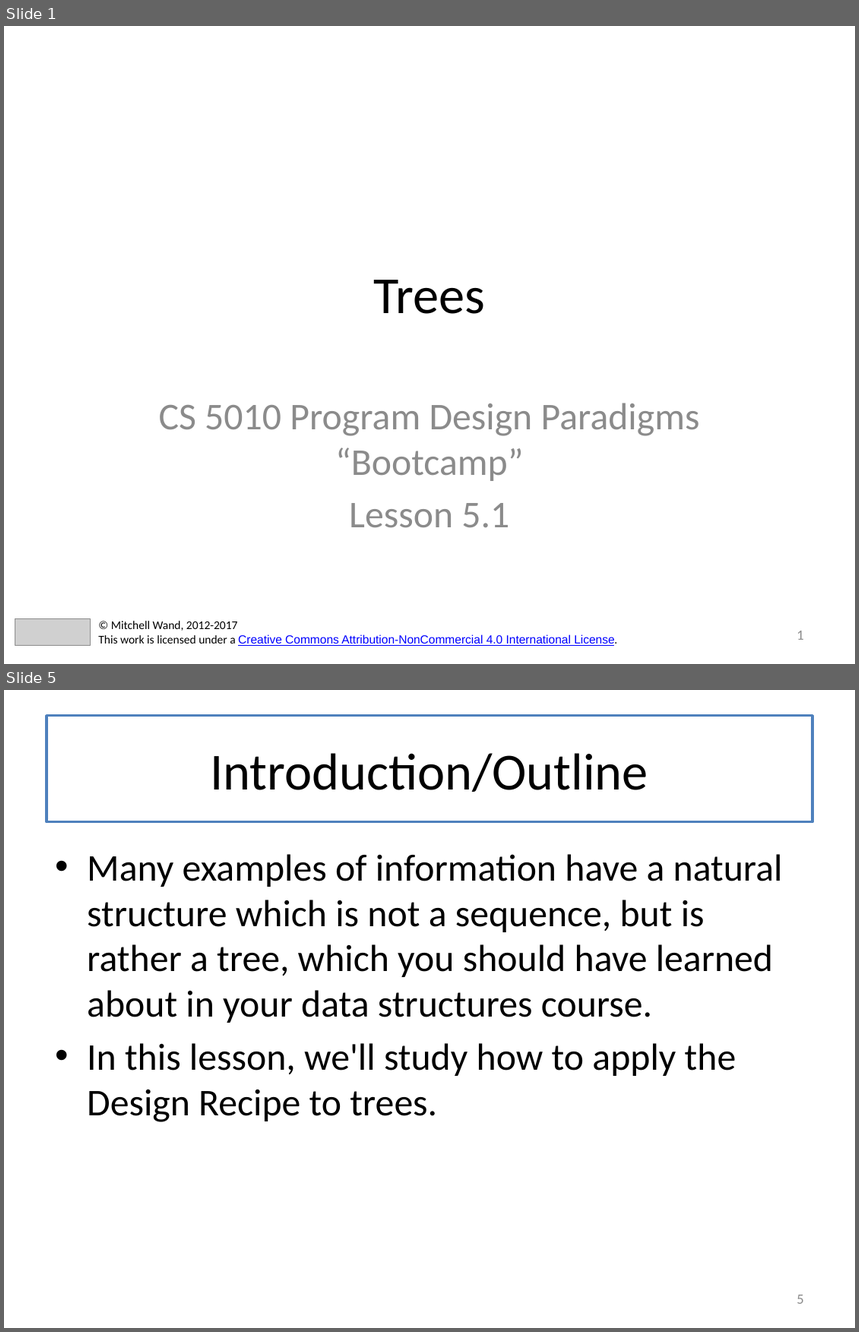
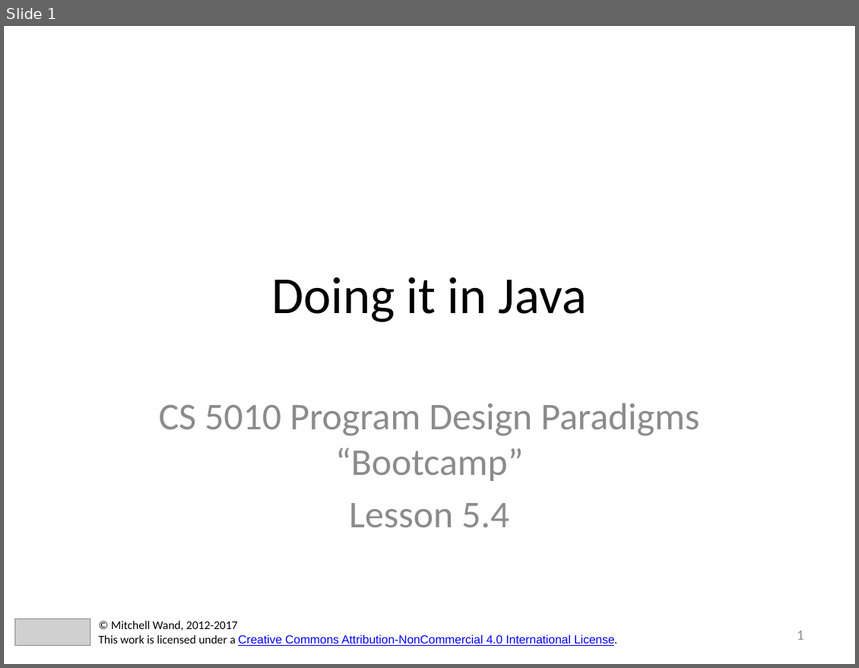
Before and after one commit to mwand/cs5010f17, a slide deck: Slides/Lesson 5.4 Doing It In Java.pptx. Shown one above the other, each under a label of ours: slides 1 and 5 before the commit, slide 1 after it; the slides between them are not shown. The pictures are 859x1332 and 859x668 pixels, drawn with LibreOffice and Linux fonts; fonts in the diff are those of the drawing; grey boxes stand for pictures. Boxes give left, top, right and bottom in pixels: in the first picture for what was removed or moved away, otherwise in the second. Text is boxed around its words. In the diff, an @@ line names an element or a change of style, - is before the commit and + after.

```diff
--- a/Slides/Lesson 5.4 Doing It In Java.pptx
+++ b/Slides/Lesson 5.4 Doing It In Java.pptx
@@ slide 5 removed at (4,690,855,1328), background #FFFFFF @@
@@ title removed at (47,716,813,822) @@
-Introduction/Outline
@@ text removed at (87,854,783,1122) @@
-• Many examples of information have a natural structure which is not a sequence, but is rather a tree, which you should have learned about in your data structures course.
-• In this lesson, we'll study how to apply the Design Recipe to trees.
@@ page number removed at (797,1295,804,1304) @@
-5
@@ slide 1 changed as well @@
@@ title at (272,278,587,322): text changed @@
-Trees
+Doing it in Java
@@ subtitle at (349,503,509,528): text changed @@
-Lesson 5.1
+Lesson 5.4
```
Also in this commit, not shown: 1 other slide changed, 143 other slides removed, 17 other files.
